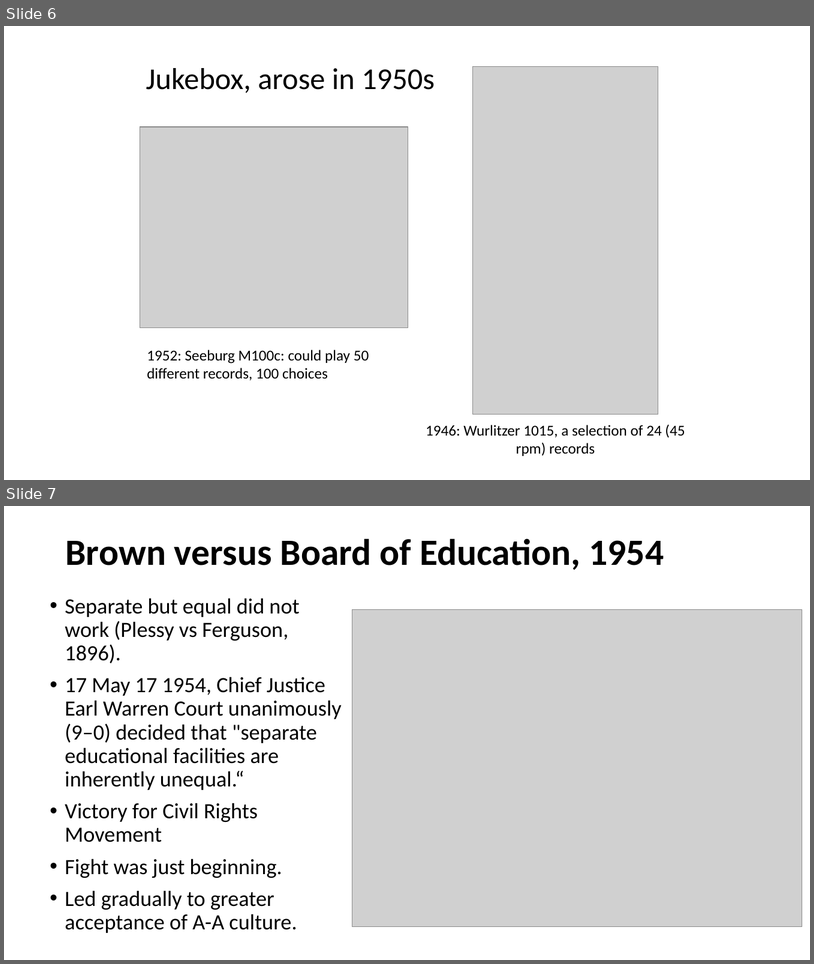
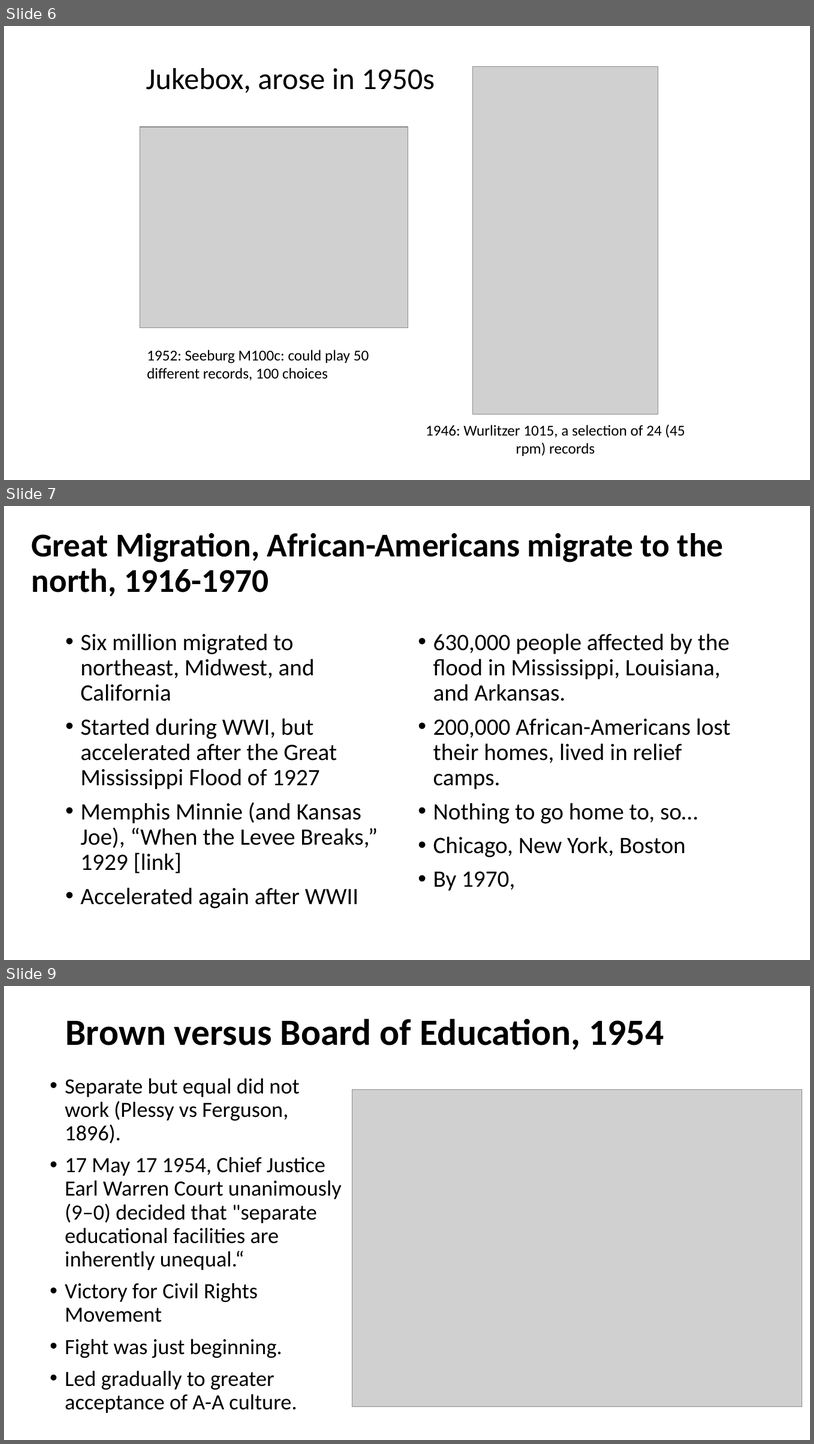
Before and after one commit to mrbaker1917/website, a slide deck: HSTR121/ppts/RockEmerges.pptx. Shown one above the other, each under a label of ours: slides 6 and 7 before the commit, slides 6, 7 and 9 after it; the slides between them are not shown. The pictures are 814x964 and 814x1444 pixels, drawn with LibreOffice and Linux fonts; fonts in the diff are those of the drawing; grey boxes stand for pictures; background and template pictures are left out. Boxes give left, top, right and bottom in pixels: in the first picture for what was removed or moved away, otherwise in the second. Text is boxed around its words. In the diff, an @@ line names an element or a change of style, - is before the commit and + after.

Commit message:
Added Great Migration slides

```diff
--- a/HSTR121/ppts/RockEmerges.pptx
+++ b/HSTR121/ppts/RockEmerges.pptx
@@ slide 7 added at bbox=[4, 506, 810, 960], background picture (left out) @@
@@ title added at bbox=[32, 533, 724, 597], 39.6 pt, text #000000, bold @@
+Great Migration, African-Americans migrate to the north, 1916-1970
@@ text added at bbox=[81, 633, 378, 908], 28 pt, text #000000 @@
+• Six million migrated to northeast, Midwest, and California
+• Started during WWI, but accelerated after the Great Mississippi Flood of 1927
+• Memphis Minnie (and Kansas Joe), “When the Levee Breaks,” 1929 [link]
+• Accelerated again after WWII
@@ text added at bbox=[434, 633, 731, 891], 28 pt, text #000000 @@
+• 630,000 people affected by the flood in Mississippi, Louisiana, and Arkansas.
+• 200,000 African-Americans lost their homes, lived in relief camps.
+• Nothing to go home to, so…
+• Chicago, New York, Boston
+• By 1970,
@@ what was slide 7 is now slide 9 @@
```
Also in this commit, not shown: 2 slides changed, 1 other slide added, 1 other file.
